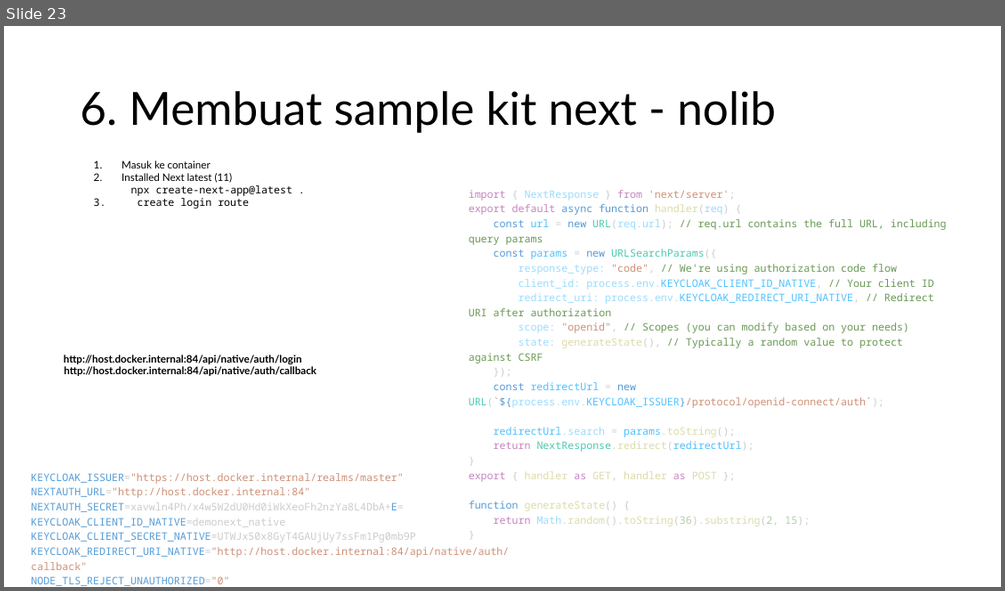
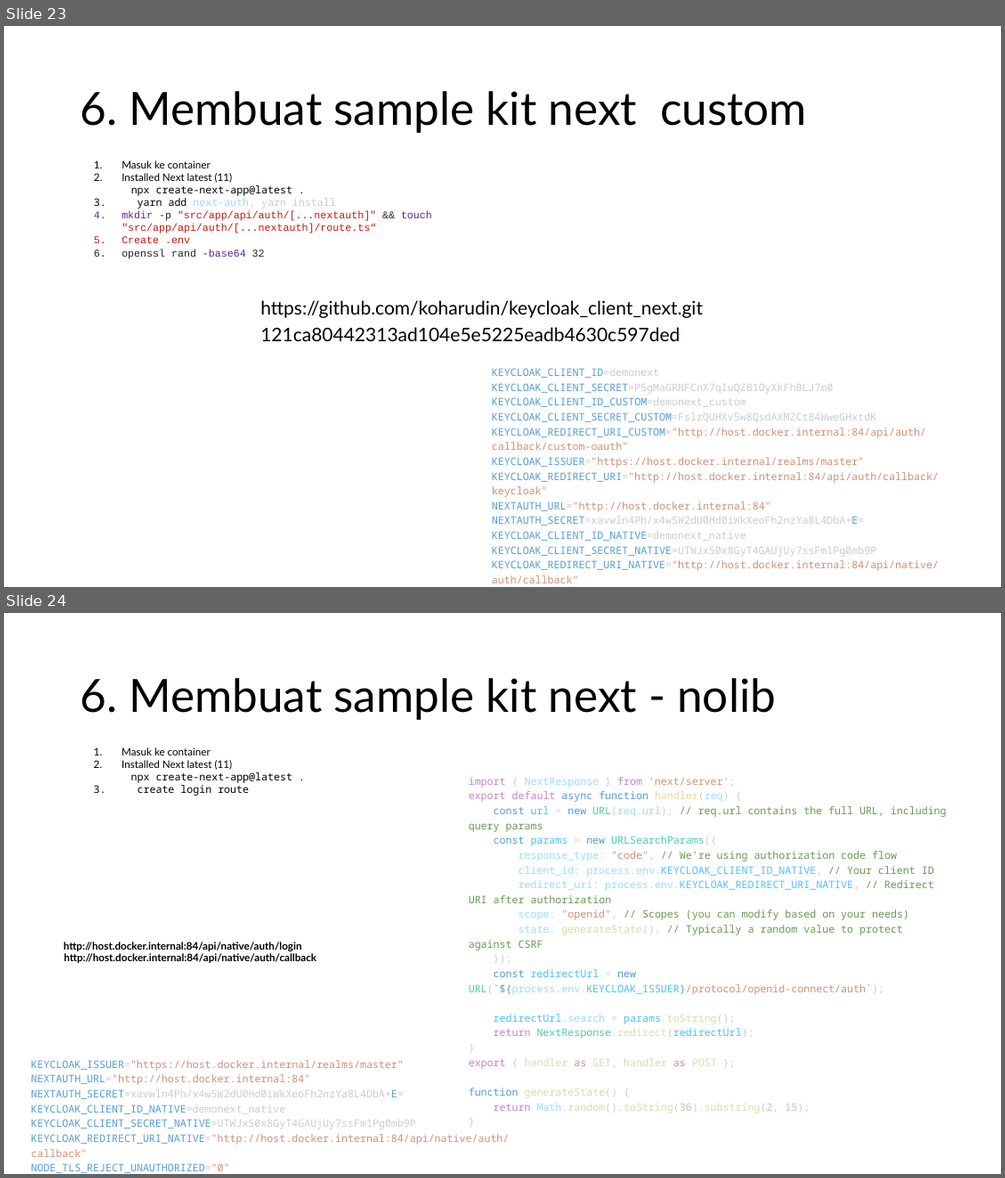
Before and after one commit to koharudin/sso-brin-compose, a slide deck: docs/sso.pptx. Shown one above the other, each under a label of ours: slide 23 before the commit, slides 23 and 24 after it. The pictures are 1005x591 and 1005x1178 pixels, drawn with LibreOffice and Linux fonts; fonts in the diff are those of the drawing. Boxes give left, top, right and bottom in pixels: in the first picture for what was removed or moved away, otherwise in the second. Text is boxed around its words. In the diff, an @@ line names an element or a change of style, - is before the commit and + after.

Commit message:
add docs

```diff
--- a/docs/sso.pptx
+++ b/docs/sso.pptx
@@ slide 23 added at bbox=[4, 26, 1001, 587], background #FFFFFF @@
@@ title added at bbox=[80, 91, 807, 133], 44 pt, text #000000 @@
+6. Membuat sample kit next custom
@@ text added at bbox=[121, 160, 432, 259], 10 pt, text #C41A16 @@
+1. Masuk ke container
+2. Installed Next latest (11)
+  npx create-next-app@latest .
+3. yarn add next-auth, yarn install
+4. mkdir -p "src/app/api/auth/[...nextauth]" && touch "src/app/api/auth/[...nextauth]/route.ts“
+5. Create .env
+6. openssl rand -base64 32
@@ text added at bbox=[260, 300, 703, 318], 18 pt, text #000000 @@
+https://github.com/koharudin/keycloak_client_next.git
@@ text added at bbox=[260, 327, 680, 341], 18 pt, text #000000 @@
+121ca80442313ad104e5e5225eadb4630c597ded
@@ text added at bbox=[492, 368, 938, 583], 10 pt, text #569CD6 @@
+KEYCLOAK_CLIENT_ID=demonext
+KEYCLOAK_CLIENT_SECRET=P5gMaGRNFCnX7qIuQZB1OyXkFhBLJ7m0
+KEYCLOAK_CLIENT_ID_CUSTOM=demonext_custom
+KEYCLOAK_CLIENT_SECRET_CUSTOM=FslzQUHXv5w8QsdAXMZCtB4WweGHxtdK
+KEYCLOAK_REDIRECT_URI_CUSTOM="http://host.docker.internal:84/api/auth/callback/custom-oauth"
+KEYCLOAK_ISSUER="https://host.docker.internal/realms/master"
+KEYCLOAK_REDIRECT_URI="http://host.docker.internal:84/api/auth/callback/keycloak"
+NEXTAUTH_URL="http://host.docker.internal:84"
+NEXTAUTH_SECRET=xavwln4Ph/x4w5W2dU0Hd0iWkXeoFh2nzYa8L4DbA+E=
+KEYCLOAK_CLIENT_ID_NATIVE=demonext_native
+KEYCLOAK_CLIENT_SECRET_NATIVE=UTWJx50x8GyT4GAUjUy7ssFm1Pg0mb9P
+KEYCLOAK_REDIRECT_URI_NATIVE="http://host.docker.internal:84/api/native/auth/callback"
+NODE_TLS_REJECT_UNAUTHORIZED="0"
@@ what was slide 23 is now slide 24 @@
```
